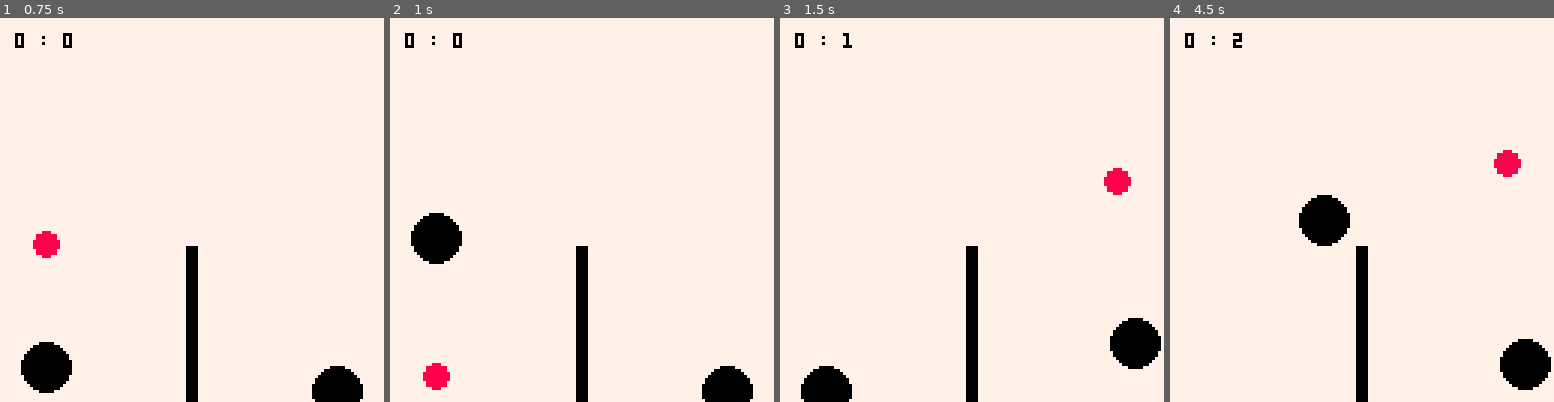
Above: before the commit, frames 1-4 (left to right).
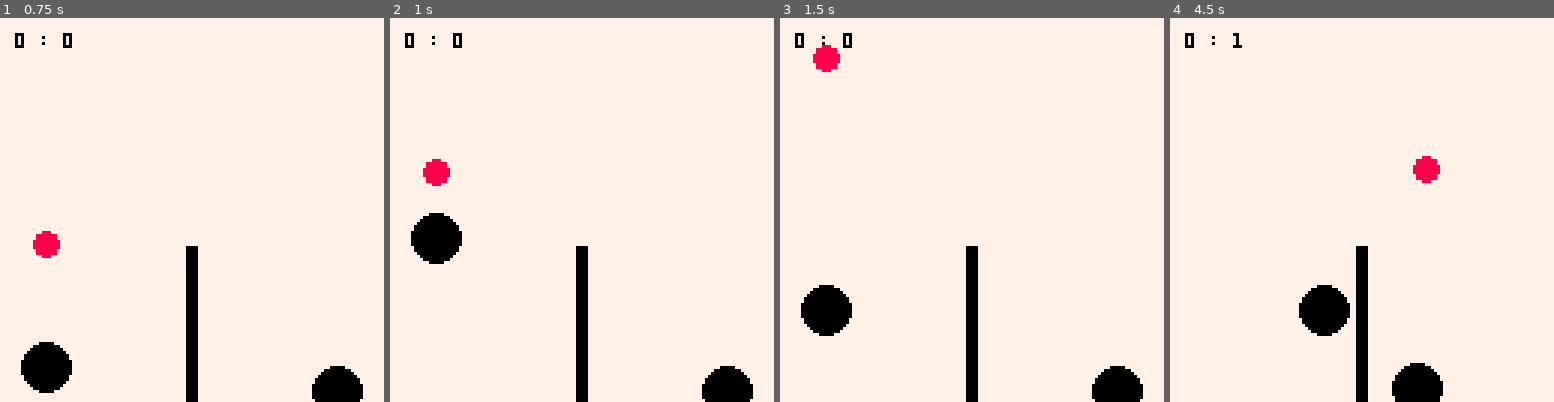
Above: after the commit, the same moments.

Repository: tapochqa/pico8-volleyball
Game: PICO-8 cartridge volleyball.p8
Same seed, same stepped clock (60 frames per second), same inputs: the game is played once before the commit and once after it.
Inputs:
- Up to frame 1 (0.75 s): tap O (Z key) at 0.7 s
- Up to frame 2 (1 s): no input
- Up to frame 3 (1.5 s): no input
- Up to frame 4 (4.5 s): hold Right 1.6-2.1 s; tap O (Z key) every 0.4 s from 1.7 to 4.1 s; hold Right 2.47-3.03 s; hold Left 3.08-3.58 s; hold Right from 4.02 s (still down)

Frame 1 is identical in both runs. In frame 2, 0.7% of the frame differs, in the area x 8-16%, y 36-97%; in frame 3, 5.6%; in frame 4, 6.0%, in the area x 16-100%, y 3-100%.

Commit message:
collision fix

Diff:
--- a/volleyball.p8
+++ b/volleyball.p8
@@ -17,7 +17,8 @@
          ['vertical speed'] = 0,
          ['horizontal speed'] = 0,
          ['radius'] = 4,
-         ['m'] = 1.5}
+         ['m'] = 1.5,
+         ['in collision'] = false}
 
 n =     {['h'] = 80 - s['radius'],
          ['l'] = 62,
@@ -31,7 +32,8 @@
          ['radius'] = 8,
          ['m'] = 3,
          ['points'] = 0,
-         ['jump speed'] = 8}
+         ['jump speed'] = 8,
+         ['in collision'] = false}
 
 p2 =    {['x'] = f['default rw'] - 15,
          ['init x'] = f['default rw'] - 15,
@@ -41,7 +43,8 @@
          ['radius'] = 8,
          ['m'] = 3,
          ['points'] = 0,
-         ['jump speed'] = 8}
+         ['jump speed'] = 8,
+         ['in collision'] = false}
 
 
 
@@ -109,7 +112,23 @@
 end
 
 
-function ball_move(field, ball)
+function ball_player_collided(ball, player)
+  ball_fin_x = ball['x']
+  ball_fin_y = ball['y']
+  p_fin_x = player['x']
+  p_fin_y = player['y']
+
+  hypotenuse = sqrt(((ball_fin_x - p_fin_x) ^ 2) + ((ball_fin_y - p_fin_y) ^ 2))
+
+  if (hypotenuse <= ball['radius'] + player['radius']) then
+    return true
+  else
+    return false
+  end
+end
+
+
+function ball_move(field, ball, p1, p2)
 
   new_impulse = -1 * field['friction']
 
@@ -127,7 +146,7 @@
   elseif (ball['y'] < field['celling']) then
     ball['vertical speed'] *= new_impulse
     ball['y'] = field['celling']
-  else
+  elseif (not ball_player_collided(ball, p1) and not ball_player_collided(ball, p2)) then
     ball['y'] += ball['vertical speed']
   end
 
@@ -137,7 +156,7 @@
   elseif (ball['x'] + ball['horizontal speed'] - ball['radius'] <= field['left wall']) then
     ball['horizontal speed'] *= new_impulse
     ball['x'] = field['left wall'] + ball['radius']
-  else
+  elseif (not ball_player_collided(ball, p1) and not ball_player_collided(ball, p2)) then
     ball['x'] += ball['horizontal speed']
   end
 
@@ -145,17 +164,35 @@
 end
 
 
+
+
 function ball_player_collision(ball, player)
-  hypotenuse = sqrt((ball['x'] - player['x']) ^ 2 + (ball['y'] - player['y']) ^ 2)
-  vertical =  player['y'] - ball['y']
-  horizontal = player['x'] - ball['x']
+
+  ball_fin_x = ball['x']
+  ball_fin_y = ball['y']
+  p_fin_x = player['x']
+  p_fin_y = player['y']
+
+  hypotenuse = sqrt(((ball_fin_x - p_fin_x) ^ 2) + ((ball_fin_y - p_fin_y) ^ 2))
+  vertical =   p_fin_y - ball_fin_y
+  horizontal =  p_fin_x - ball_fin_x
+  relation = ball['radius'] / player['radius']
 
   if (hypotenuse <= ball['radius'] + player['radius']) then
     ball['vertical speed'] = vertical / hypotenuse * -5 + player['vertical speed'] / 5
     ball['horizontal speed'] = horizontal / hypotenuse * -5
     sfx(0)
-  end
-
+
+    repeat
+      hypotenuse = sqrt((ball['x'] - player['x']) ^ 2 + (ball['y'] - player['y']) ^ 2)
+      ball['x'] += ball['horizontal speed'] / 10
+      ball['y'] += ball['vertical speed'] / 10
+    until(hypotenuse - ball['radius'] - player['radius'] > 4)
+
+    ball['in collision'] = true
+  else
+    ball['in collision'] = false
+  end
 
 
   return ball
@@ -211,6 +248,9 @@
 
 function _update()
 
+  s = ball_player_collision(s, p)
+  s = ball_player_collision(s, p2)
+
 
   s['vertical speed'] += f['g'] * s['m']
   p['vertical speed'] += f['g'] * p['m']
@@ -219,17 +259,15 @@
   f['left wall'] = count_wall(f, s, n, 'l')
   f['right wall'] = count_wall(f, s, n, 'r')
 
-
   p  = player_move(f, p,  s, n, btn(4, 0), btn(1, 0), btn(0, 0), 'l')
   p2 = player_move(f, p2, s, n, btn(4, 1), btn(1, 1), btn(0, 1), 'r')
 
   p2 = ai(f, p2, s, n, 'l')
   --p =  ai(f, p, s, n, 'r')
 
-  s = ball_move(f, s)
-
-  s = ball_player_collision(s, p)
-  s = ball_player_collision(s, p2)
+  s = ball_move(f, s, p, p2)
+
+
 
 
   if (s['y'] >= f['floor']) then
@@ -269,145 +307,148 @@
   circfill(p['x'], p['y'], p['radius'], 0)
   circfill(p2['x'], p2['y'], p2['radius'], 0)
   print(p['points'] .. ' : ' .. p2['points'], 5, 5, 0)
-end
-…(141 lines of a section not shown)…
+
+
+
+end
+…(141 lines of a section not shown)…
Not shown, changed: public/index.js
